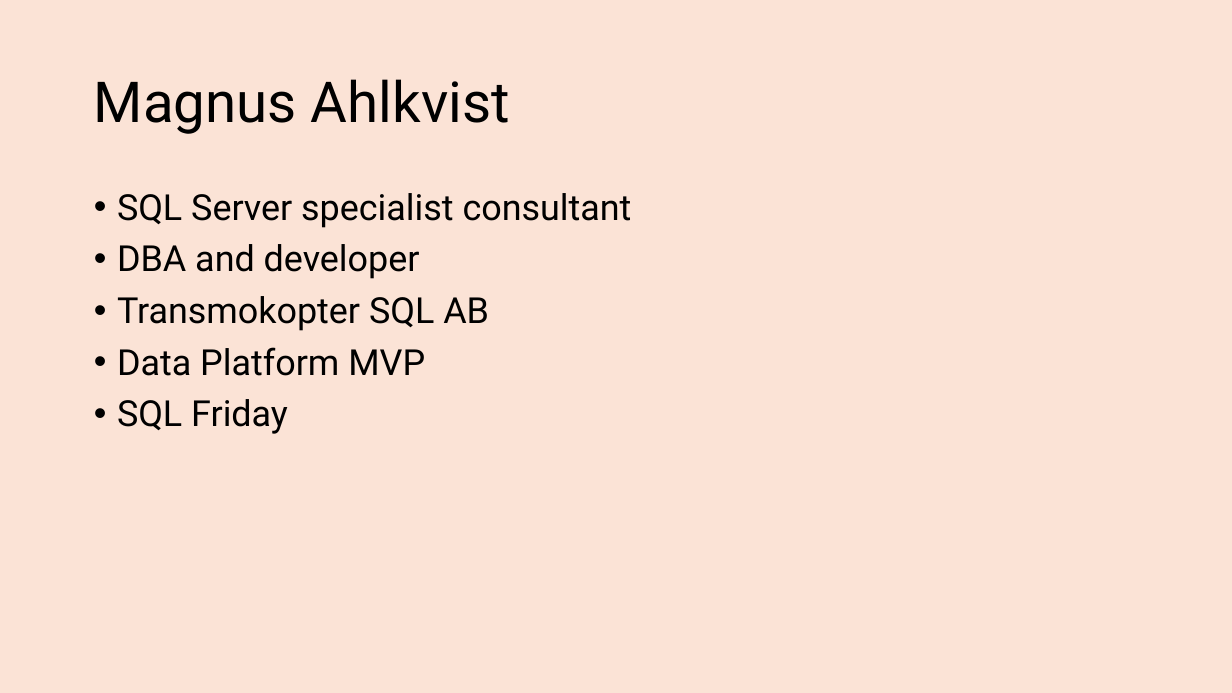
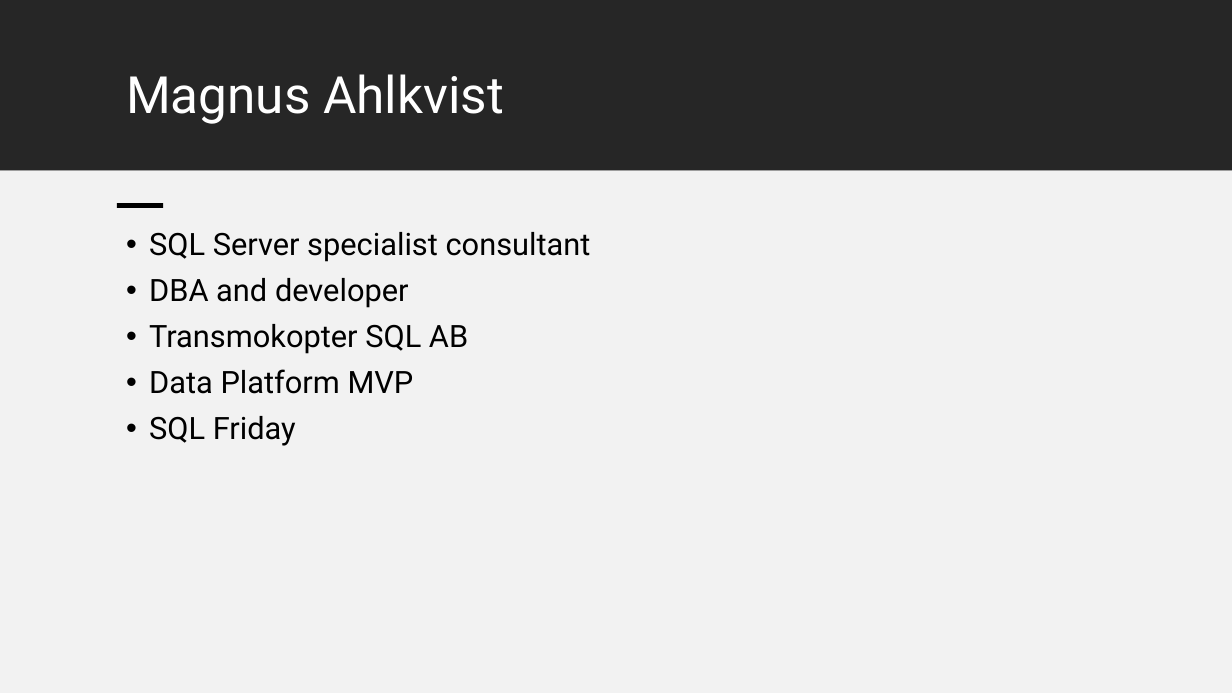
Before and after one commit to transmokopter/Presentations, a slide deck: slide 3 of become-a-metadata-driven-dba/become-a-metadata-driven-dba.pptx. Drawn at 1232x693 pixels with LibreOffice and Linux fonts; fonts in the diff are those of the drawing; background and template pictures are left out. Boxes give left, top, right and bottom in pixels: in the first picture for what was removed or moved away, otherwise in the second. Text is boxed around its words. In the diff, an @@ line names an element or a change of style, - is before the commit and + after.

```diff
--- a/become-a-metadata-driven-dba/become-a-metadata-driven-dba.pptx
+++ b/become-a-metadata-driven-dba/become-a-metadata-driven-dba.pptx
@@ background #FBE3D6 to #FFFFFF @@
@@ rectangle added at (0,0,1232,170), fill #262626 @@
@@ title "Magnus Ahlkvist": place and size @@
-title "Magnus Ahlkvist" at (94,79,510,134)
+title "Magnus Ahlkvist" at (126,74,504,124)
@@ title "Magnus Ahlkvist" at (126,74,504,124): size 44 to 40 pt, text colour #000000 to #FFFFFF; vertical alignment middle to top @@
@@ rectangle added at (0,171,1232,693), fill #F2F2F2 @@
@@ rectangle added at (117,203,164,208), fill #000000 @@
@@ text "SQL Server specialist consultant": place and size @@
-text "SQL Server specialist consultant" at (117,193,632,434)
+text "SQL Server specialist consultant" at (149,232,591,446)
@@ text "SQL Server specialist consultant" at (149,232,591,446): size 28 to 24 pt @@
```
Also in this commit, not shown: 9 other slides changed.
